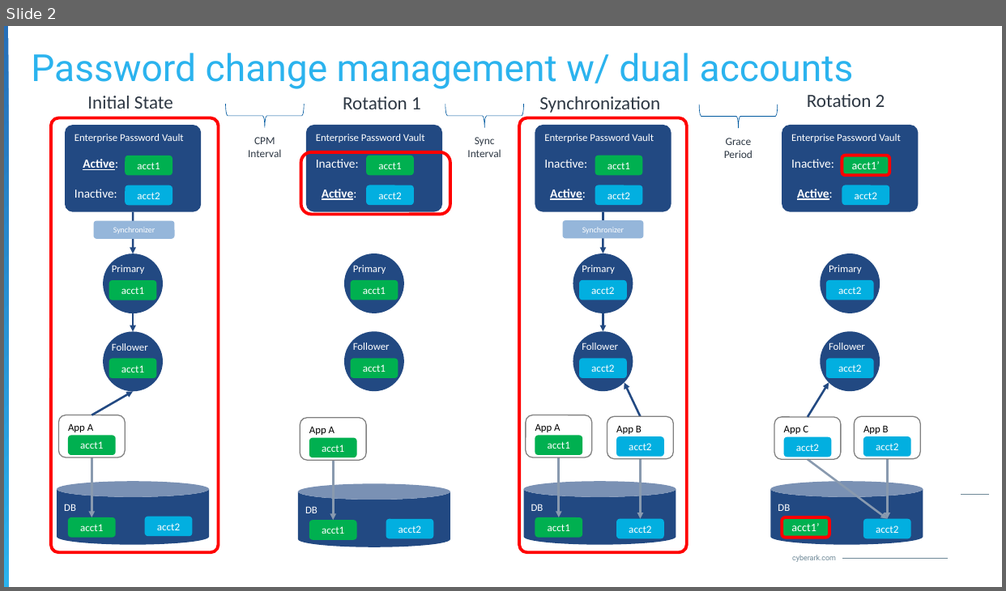
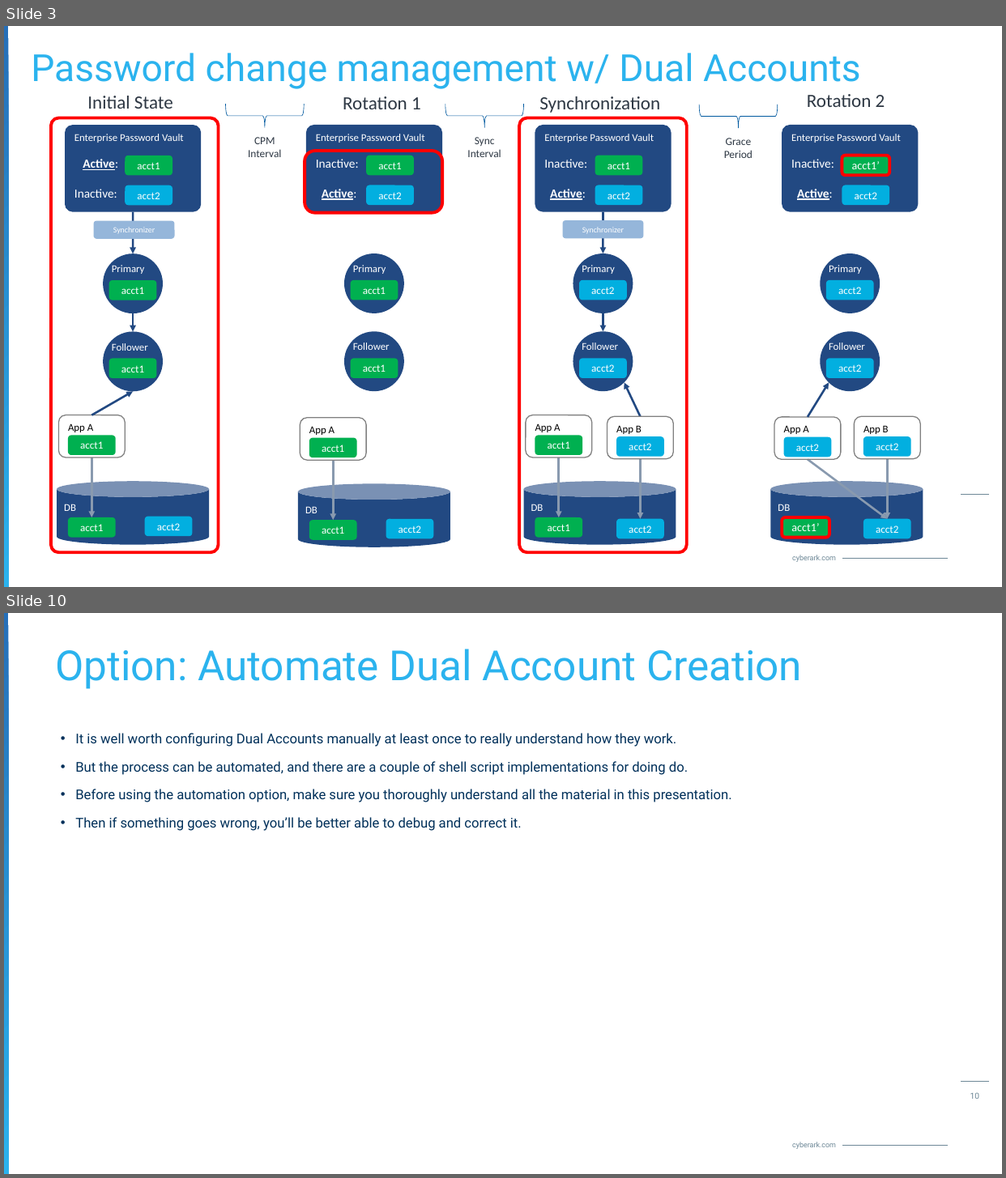
Before and after one commit to jodyhuntatx/cybrsm-demos, a slide deck: DUAL_ACCOUNTS_demo/DualAccounts-Explained-230814JH.pptx. Shown one above the other, each under a label of ours: slide 2 before the commit, slides 3 and 10 after it; the slides between them are not shown. The pictures are 1006x591 and 1006x1178 pixels, drawn with LibreOffice and Linux fonts; fonts in the diff are those of the drawing; background and template pictures are left out. Boxes give left, top, right and bottom in pixels: in the first picture for what was removed or moved away, otherwise in the second. Text is boxed around its words. In the diff, an @@ line names an element or a change of style, - is before the commit and + after.

```diff
--- a/DUAL_ACCOUNTS_demo/DualAccounts-Explained-230814JH.pptx
+++ b/DUAL_ACCOUNTS_demo/DualAccounts-Explained-230814JH.pptx
@@ slide 10 added at (x1=4, y1=613, x2=1002, y2=1174), background #FFFFFF; not listed: 4 template elements that a slide beside it also shows @@
@@ title added at (x1=55, y1=649, x2=802, y2=689), 40 pt, text gradient #2BB3EE to #266FB8 @@
+Option: Automate Dual Account Creation
@@ text added at (x1=75, y1=733, x2=731, y2=831), 13 pt, text #00305A @@
+• It is well worth configuring Dual Accounts manually at least once to really understand how they work.
+• But the process can be automated, and there are a couple of shell script implementations for doing do.
+• Before using the automation option, make sure you thoroughly understand all the material in this presentation.
+• Then if something goes wrong, you’ll be better able to debug and correct it.
@@ page number added at (x1=970, y1=1093, x2=980, y2=1099), 8 pt, text #6E8897 @@
+10
@@ what was slide 2 is now slide 3 @@
@@ slide 3 changed as well @@
@@ title at (x1=31, y1=53, x2=861, y2=89): text changed @@
-Password change management w/ dual accounts
+Password change management w/ Dual Accounts
@@ rounded rectangle resized from (x1=301, y1=152, x2=450, y2=215) to (x1=305, y1=151, x2=443, y2=213) @@
@@ text in rounded rectangle at (x1=784, y1=425, x2=808, y2=434): text changed @@
-App C
+App A
```
Also in this commit, not shown: 1 other slide changed, 7 other slides added, 1 slide removed, 26 other files.
